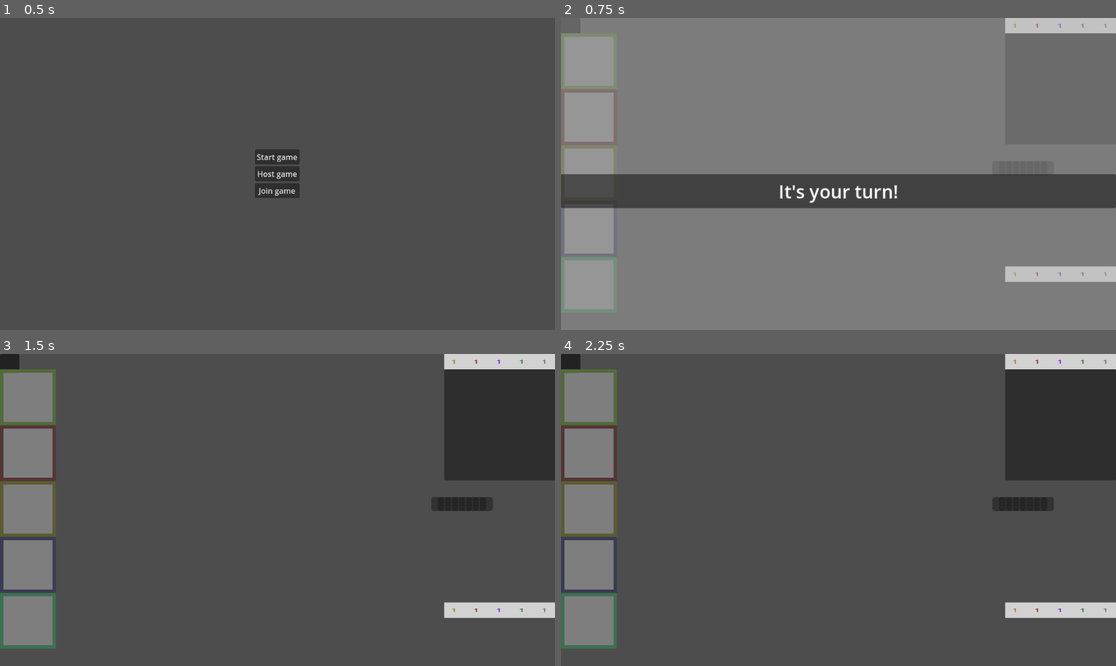
Above: before the commit, frames 1-4 (two rows, left to right).
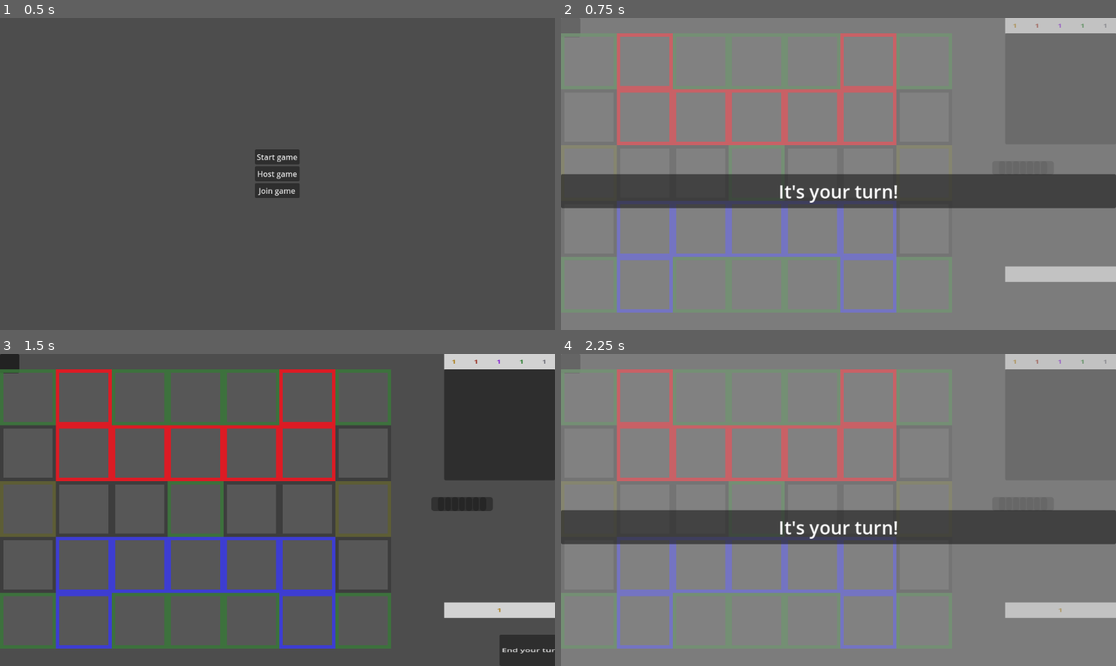
Above: after the commit, the same moments.

Repository: EVKoene/fiber
Game: Godot game, scene res://MainMenu.tscn
Two runs of this game, one before a commit and one after it. Both use one fixed random seed, a clock stepped at 60 frames per second and the inputs below.
Inputs (mouse positions are in pixels of both pictures, inside the frame that each line leads up to):
- Up to frame 1 (0.5 s): no input
- Up to frame 2 (0.75 s): click "Start game" at 0.5 s
- Up to frame 3 (1.5 s): tap Enter (ui_accept) at 1.25 s; drag from (27, 397) to (333, 441) at 1.27 s
- Up to frame 4 (2.25 s): click (1093, 650) at 2 s, where only the run after the commit has a clickable "End your turn!"

Frame 1 is identical in both runs. In frame 2, 5.9% of the frame differs, in the area x 0-99%, y 4-95%; in frame 3, 18%; in frame 4, 82%, in the area x 0-100%, y 0-100%.
Error before the commit: Out of bounds get index '0' (on base: 'Dictionary') (res://map/BattleMap.gd:48)
Error after the commit: Invalid access to property or key '0' on a base object of type 'Dictionary'. (res://map/BattleMap.gd:52)

Commit message:
Update rpcs to stabilize ping

Diff:
--- a/MainMenu.gd
+++ b/MainMenu.gd
@@ -30,7 +30,9 @@
 func connected_to_server() -> void:
 	print("Connected to server!")
 	# This will only work as long as we have max 2 players
-	_add_player_to_gamemanager.rpc_id(1, 2, multiplayer.get_unique_id(), "Player2", {})
+	_add_player_to_gamemanager.rpc_id(
+		1, 2, multiplayer.get_unique_id(), "Player2", DeckCollection.player_testing_deck
+	)
 	GameManager.player_id = multiplayer.get_unique_id()
 
 
@@ -43,6 +45,7 @@
 	player_number: int, player_id: int, player_name: String, deck: Dictionary
 ) -> void:
 	if !GameManager.players.has(player_id):
+		print("Adding player ", player_id, " with deck ", deck)
 		GameManager.players[player_id] = {
 			"Name": player_name,
 			"PlayerNumber": player_number,
--- a/card/CardInHand.gd
+++ b/card/CardInHand.gd
@@ -2,15 +2,9 @@
 
 class_name CardInHand
 
-@onready var card_scene: PackedScene = preload("res://card/CardInPlay.tscn")
 
-@export var card_index: int = 1
-@export var card_owner_id: int
-@export var can_pay_costs: bool
-
-#Note that the card_owner will only be set for the server
-var card_owner: Player
-
+var card_index: int = 1
+var card_owner_id: int
 var ingame_name: String
 var card_type: int
 var costs: Costs
@@ -22,6 +16,7 @@
 var border_style: StyleBox
 var img_path: String
 var card_text: String
+var hand_index: int: get = _get_hand_index
 
 
 func _ready():
@@ -31,30 +26,17 @@
 	set_card_properties()
 	set_card_size()
 	_set_drag_node_properties()
-	if GameManager.is_server:
-		can_pay_costs = card_owner.resources.can_pay_costs(costs)
 
 
-@rpc("any_peer")
 func play_unit(column: int, row: int) -> void:
-	var card: CardInPlay = card_scene.instantiate()
-	var hand_index: int = GameManager.cards_in_hand[card_owner_id].find(self)
-	card.set_script(CardDatabase.get_card_class(card_index))
-	card.card_owner_id = card_owner_id
-	card.card_index = card_index
-	card.column = column
-	card.row = row
-	card_owner.cards_in_play.append(card)
+	# We need to save the var here to prevent it from disappearing before being sent to the other
+	# player
+	var h_index = hand_index
 	GameManager.resources[card_owner_id].pay_costs(costs)
-	GameManager.battle_map.add_child(card, true)
-	GameManager.zoom_preview.reset_zoom_preview()
 	for p_id in [GameManager.p1_id, GameManager.p2_id]:
-		GameManager.remove_card_from_hand.rpc_id(
-			p_id, card_owner_id, hand_index)
-		MultiPlayerManager.set_hand_card_positions.rpc_id(p_id)
-		MultiPlayerManager.set_progress_bars.rpc_id(p_id)
-
-	queue_free()
+		MultiPlayerManager.play_unit.rpc_id(
+			p_id, card_index, h_index, card_owner_id, column, row
+		)
 
 
 func highlight_card():
@@ -211,3 +193,7 @@
 		attack, health, movement, costs.animal, costs.magic, costs.nature, costs.robot, ingame_name,
 		card_type, factions, card_text, img_path, card_range
 	)
+
+
+func _get_hand_index() -> int:
+	return GameManager.cards_in_hand[card_owner_id].find(self)
--- a/card/CardInHand.tscn
+++ b/card/CardInHand.tscn
@@ -13,17 +13,6 @@
 
 [sub_resource type="StyleBoxFlat" id="StyleBoxFlat_pqrmm"]
 bg_color = Color(0.741385, 0.741385, 0.741384, 1)
-
-[sub_resource type="SceneReplicationConfig" id="SceneReplicationConfig_thij3"]
-properties/0/path = NodePath(".:card_index")
-properties/0/spawn = true
-properties/0/replication_mode = 1
-properties/1/path = NodePath(".:card_owner_id")
-properties/1/spawn = true
-properties/1/replication_mode = 1
-properties/2/path = NodePath(".:can_pay_costs")
-properties/2/spawn = true
-properties/2/replication_mode = 1
 
 [node name="CardInHand" type="PanelContainer"]
 custom_minimum_size = Vector2(150, 40)
@@ -121,8 +110,5 @@
 size_flags_vertical = 8
 text = "1/1"
 
-[node name="MultiplayerSynchronizer" type="MultiplayerSynchronizer" parent="."]
-replication_config = SubResource("SceneReplicationConfig_thij3")
-
 [connection signal="mouse_entered" from="." to="." method="_on_mouse_entered"]
 [connection signal="mouse_entered" from="DragNode" to="." method="_on_drag_node_mouse_entered"]
--- a/card/CardInPlay.gd
+++ b/card/CardInPlay.gd
@@ -3,15 +3,15 @@
 class_name CardInPlay
 
 
-@export var card_index := 1
-@export var attack: int
-@export var health: int
-@export var movement: int
-@export var exhausted := false
-@export var card_owner_id: int
-@export var column := -1
-@export var row := -1
-@export var fabrication := false
+var card_index := 1
+var attack: int
+var health: int
+var movement: int
+var exhausted := false
+var card_owner_id: int
+var column := -1
+var row := -1
+var fabrication := false
 
 
 var current_play_space: PlaySpace: get = _get_play_space
@@ -63,7 +63,7 @@
 
 func deal_damage_to_card(c_owner_id: int, cip_index: int, value: int) -> void:
 	var card: CardInPlay = GameManager.cards_in_play[c_owner_id][cip_index]
-	card.resolve_damage.rpc_id(GameManager.p1_id, value)
+	card.resolve_damage(value)
 
 
 func move_to_play_space(new_column: int, new_row: int) -> void:
@@ -142,13 +142,13 @@
 
 
 func refresh():
-	modulate = Color(1, 1, 1, 1)
-	exhausted = false
+	for p_id in [GameManager.p1_id, GameManager.p2_id]:
+		MultiPlayerManager.refresh_unit.rpc_id(p_id, card_owner_id, card_in_play_index)
 
 
 func exhaust():
-	modulate = Color(0.5, 0.5, 0.5, 1)
-	exhausted = true
+	for p_id in [GameManager.p1_id, GameManager.p2_id]:
+		MultiPlayerManager.exhaust_unit.rpc_id(p_id, card_owner_id, card_in_play_index)
 
 
 func highlight_card():
@@ -162,15 +162,9 @@
 	update_stats()
 
 
-@rpc("any_peer", "call_local")
-func resolve_damage(damage) -> void:
-	if damage > 0:
-		shake()
-
-	battle_stats.change_health(-damage, -1)
-	update_stats()
-	if health < 0:
-		destroy()
+func resolve_damage(value: int) -> void:
+	for p_id in [GameManager.p1_id, GameManager.p2_id]:
+		MultiPlayerManager.resolve_damage.rpc_id(p_id, card_owner_id, card_in_play_index, value)
 
 
 func destroy() -> void:
@@ -201,10 +195,9 @@
 
 
 func update_stats() -> void:
-	if GameManager.is_server:
-		attack = battle_stats.attack
-		health = battle_stats.health
-		movement = battle_stats.movement
+	attack = battle_stats.attack
+	health = battle_stats.health
+	movement = battle_stats.movement
 	_set_labels()
 
 
@@ -362,9 +355,6 @@
 
 
 func _create_battle_stats() -> void:
-	if !GameManager.is_server:
-		return
-
 	battle_stats = BattleStats.new(
 		card_data["Attack"],
 		card_data["Health"],
@@ -431,6 +421,7 @@
 
 	if (
 		left_mouse_button_pressed
+		and GameManager.player_id == card_owner_id
 		and TargetSelection.number_of_targets_to_select > 0
 		and self not in TargetSelection.selected_targets
 	):
@@ -439,6 +430,7 @@
 
 	elif (
 		left_mouse_button_pressed
+		and GameManager.player_id == card_owner_id
 		and TargetSelection.number_of_targets_to_select > 0
 		and self in TargetSelection.selected_targets
 	):
@@ -455,6 +447,7 @@
 
 	elif (
 		left_mouse_button_pressed
+		and GameManager.player_id == card_owner_id
 		and GameManager.turn_manager.turn_owner_id == GameManager.player_id
 		and !exhausted
 		and GameManager.turn_manager.turn_actions_enabled
--- a/card/CardInPlay.tscn
+++ b/card/CardInPlay.tscn
@@ -16,35 +16,6 @@
 
 [sub_resource type="StyleBoxFlat" id="StyleBoxFlat_7nv8r"]
 bg_color = Color(0.196078, 0.196078, 0.196078, 0.866667)
-
-[sub_resource type="SceneReplicationConfig" id="SceneReplicationConfig_ecuim"]
-properties/0/path = NodePath(".:card_index")
-properties/0/spawn = true
-properties/0/replication_mode = 1
-properties/1/path = NodePath(".:attack")
-properties/1/spawn = true
-properties/1/replication_mode = 1
-properties/2/path = NodePath(".:health")
-properties/2/spawn = true
-properties/2/replication_mode = 1
-properties/3/path = NodePath(".:movement")
-properties/3/spawn = true
-properties/3/replication_mode = 1
-properties/4/path = NodePath(".:exhausted")
-properties/4/spawn = true
-properties/4/replication_mode = 1
-properties/5/path = NodePath(".:card_owner_id")
-properties/5/spawn = true
-properties/5/replication_mode = 1
-properties/6/path = NodePath(".:column")
-properties/6/spawn = true
-properties/6/replication_mode = 1
-properties/7/path = NodePath(".:row")
-properties/7/spawn = true
-properties/7/replication_mode = 1
-properties/8/path = NodePath(".:fabrication")
-properties/8/spawn = true
-properties/8/replication_mode = 1
 
 [node name="CardInPlay" type="PanelContainer"]
 custom_minimum_size = Vector2(200, 200)
@@ -148,9 +119,6 @@
 size_flags_vertical = 8
 text = "1/1"
 
-[node name="MultiplayerSynchronizer" type="MultiplayerSynchronizer" parent="."]
-replication_config = SubResource("SceneReplicationConfig_ecuim")
-
 [connection signal="gui_input" from="." to="." method="_on_gui_input"]
 [connection signal="mouse_entered" from="." to="." method="_on_mouse_entered"]
 [connection signal="mouse_exited" from="." to="." method="_on_mouse_exited"]
--- a/card/DragNode.gd
+++ b/card/DragNode.gd
@@ -25,7 +25,7 @@
 func can_play_card_now() -> bool:
 	if card_owner_id != GameManager.player_id:
 		return false
-	if !card_in_hand.can_pay_costs:
+	if !GameManager.resources[card_owner_id].can_pay_costs(card_in_hand.costs):
 		return false
 	if !GameManager.turn_manager.turn_actions_enabled:
 		return false
--- a/manager/GameManager.gd
+++ b/manager/GameManager.gd
@@ -3,8 +3,6 @@
 var players := {}
 var p1_id: int
 var p2_id: int
-var p1: Player
-var p2: Player
 
 var battle_map
 var resource_spaces := []
@@ -19,10 +17,11 @@
 
 var ps_column_row := {}
 var zoom_preview: ZoomPreview
-var resource_bar_p1: ResourceBar
-var resource_bar_p2: ResourceBar
+var resource_bars := {}
 var progress_bars := {}
 var resources := {}
+# Decks should only be visible to the server
+var decks := {}
 
 var starting_draw: int = 3
 
@@ -30,19 +29,6 @@
 # the the current card nodes beloning to them.
 var cards_in_hand := {}
 var cards_in_play := {}
-
-
-func player_from_id(p_id: int) -> Player:
-	var p: Player
-	match p_id:
-		p1_id:
-			p = p1
-		p2_id:
-			p = p2
-		_:
-			assert(false, str("Unknow player id: ", p_id))
-
-	return p
 
 
 func opposing_player_id(p_id: int) -> int:
--- a/manager/MultiPlayerManager.gd
+++ b/manager/MultiPlayerManager.gd
@@ -1,4 +1,81 @@
 extends Node
+
+"""
+In this script you will find functions to synchronize the battlefield between players. If a player
+creates or moves a card, the specified functions should be called here by both players with the
+necessary information. This means we hardly use the multiplayer spawner or synchronizer, as both
+client and server will create objects and execute functionality seperately.
+"""
+
+@onready var card_in_play_scene: PackedScene = preload("res://card/CardInPlay.tscn")
+@onready var card_in_hand_scene: PackedScene = preload("res://card/CardInHand.tscn")
+
+
+@rpc("any_peer", "call_local")
+func refresh_unit(card_owner_id: int, cip_index: int):
+	var card: CardInPlay = GameManager.cards_in_play[card_owner_id][cip_index]
+	card.modulate = Color(1, 1, 1, 1)
+	card.exhausted = false
+
+
+@rpc("any_peer", "call_local")
+func exhaust_unit(card_owner_id: int, cip_index: int):
+	var card: CardInPlay = GameManager.cards_in_play[card_owner_id][cip_index]
+	card.modulate = Color(0.5, 0.5, 0.5, 1)
+	card.exhausted = true
+
+
+@rpc("any_peer", "call_local")
+func resolve_damage(card_owner_id, cip_index, value):
+	var card: CardInPlay = GameManager.cards_in_play[card_owner_id][cip_index]
+	if value > 0:
+		card.shake()
+
+	card.battle_stats.change_health(-value, -1)
+	card.update_stats()
+	if card.health < 0:
+		card.destroy()
+
+
+@rpc("any_peer", "call_local")
+func play_unit(card_index: int, hand_index: int, card_owner_id: int, column: int, row: int) -> void:
+	var card: CardInPlay = card_in_play_scene.instantiate()
+	card.set_script(CardDatabase.get_card_class(card_index))
+	card.card_owner_id = card_owner_id
+	card.card_index = card_index
+	card.column = column
+	card.row = row
+	GameManager.cards_in_play[card_owner_id].append(card)
+	GameManager.battle_map.add_child(card)
+	GameManager.zoom_preview.reset_zoom_preview()
+	GameManager.cards_in_hand[card_owner_id][hand_index].queue_free()
+	GameManager.remove_card_from_hand(card_owner_id, hand_index)
+	set_hand_card_positions()
+	set_progress_bars()
+
+
+
+@rpc("any_peer", "call_local")
+func create_hand_card(card_owner_id: int, card_index: int) -> void:
+	var hand_card: CardInHand = card_in_hand_scene.instantiate()
+	hand_card.card_index = card_index
+	hand_card.card_owner_id = card_owner_id
+	GameManager.battle_map.add_child(hand_card)
+
+
+@rpc("any_peer", "call_local")
+func set_resources(
+	resource_owner_id: int, gold: int, animal: int, magic: int, nature: int, robot: int
+) -> void:
+	var resources: Resources = GameManager.resources[resource_owner_id]
+	resources.gold = gold
+	resources.animal = animal
+	resources.magic = magic
+	resources.nature = nature
+	resources.robot = robot
+	GameManager.resource_bars[resource_owner_id].set_resources_labels(
+		gold, animal, magic, nature, robot
+	)
 
 
 @rpc("any_peer", "call_local")
@@ -31,7 +108,7 @@
 				GameManager.progress_bars[p_id][b].value = 0
 
 
-@rpc("call_local")
+@rpc("any_peer", "call_local")
 func remove_from_cards_in_play(card_owner_id: int, card_in_play_index: int) -> void:
 	GameManager.cards_in_play[card_owner_id].remove_at(card_in_play_index)
 
@@ -82,19 +159,3 @@
 		for k in range(len(GameManager.cards_in_hand[p])):
 			var card: CardInHand = GameManager.cards_in_hand[p][k]
 			card.set_card_position()
-
-
-@rpc("call_local")
-func set_resource_labels(
-	player_id: int,
-	gold: int,
-	animal: int,
-	magic: int,
-	nature: int,
-	robot: int,
-) -> void:
-	match player_id:
-		GameManager.p1_id:
-			GameManager.resource_bar_p1.set_resources_labels(gold, animal, magic, nature, robot)
-		GameManager.p2_id:
-			GameManager.resource_bar_p2.set_resources_labels(gold, animal, magic, nature, robot)
--- a/manager/TurnManager.gd
+++ b/manager/TurnManager.gd
@@ -33,8 +33,7 @@
 	starting_turn_player_id = -1
 	turn_stage = turn_stages.START_TURN
 	turn_owner_id = player_id
-	var player := GameManager.player_from_id(player_id)
-	player.resources.refresh()
+	GameManager.resources[player_id].refresh()
 	for c in GameManager.cards_in_play[player_id]:
 		c.refresh()
 	show_end_turn_button.rpc_id(player_id)
--- a/map/BattleMap.gd
+++ b/map/BattleMap.gd
@@ -15,7 +15,7 @@
 
 func _ready():
 	GameManager.battle_map = self
-	_add_spawnable_scenes()
+	$MultiplayerSpawner.add_spawnable_scene("res://manager/TurnManager.tscn")
 	_create_battle_map()
 	_set_zoom_preview_position_and_size()
 	_set_end_turn_button()
@@ -23,10 +23,13 @@
 	_set_text_containers()
 	_set_cards_in_play_and_hand_dicts()
 	_create_progress_bars()
+	_create_resources()
 	if multiplayer.is_server():
 		GameManager.is_server = true
 		_add_turn_managers()
-		_add_players()
+		# To make sure the cards and card orders are always the same for both players, we only create
+		# the decks on the server
+		_add_decks()
 		_start_first_turn()
 
 
@@ -44,23 +47,16 @@
 	GameManager.turn_manager.show_start_turn_text.rpc_id(first_player_id)
 
 
-func _add_players() -> void:
-	GameManager.p1 = Player.new(GameManager.p1_id, GameManager.players[GameManager.p1_id]["Deck"])
-	add_child(GameManager.p1)
-	GameManager.p2 = Player.new(GameManager.p2_id, GameManager.players[GameManager.p1_id]["Deck"])
-	add_child(GameManager.p2)
+func _add_decks() -> void:
+	for p_id in [GameManager.p1_id, GameManager.p2_id]:
+		var deck_data: Dictionary = GameManager.players[p_id]["Deck"]
+		GameManager.decks[p_id] = Deck.new(p_id, deck_data["Cards"], deck_data["StartingCards"])
+		add_child(GameManager.decks[p_id])
 
 
 func _add_turn_managers() -> void:
 	var turn_manager = turn_manager_scene.instantiate()
 	add_child(turn_manager, true)
-
-
-func _add_spawnable_scenes() -> void:
-	$MultiplayerSpawner.add_spawnable_scene("res://map/PlaySpace.tscn")
-	$MultiplayerSpawner.add_spawnable_scene("res://card/CardInPlay.tscn")
-	$MultiplayerSpawner.add_spawnable_scene("res://card/CardInHand.tscn")
-	$MultiplayerSpawner.add_spawnable_scene("res://manager/TurnManager.tscn")
 
 
 func _create_battle_map() -> void:
@@ -106,22 +102,16 @@
 
 
 func _create_play_spaces() -> void:
-	var n_play_spaces: int = 0
+	MapSettings.number_of_columns = map_data["Columns"]
+	MapSettings.number_of_rows = map_data["Rows"]
 	for column in map_data["Columns"]:
-		MapSettings.number_of_columns += 1
 		GameManager.ps_column_row[column] = {}
 		for row in map_data["Rows"]:
 			var play_space: PlaySpace = play_space_scene.instantiate()
 			play_space.column = column
 			play_space.row = row
-			play_space.name = str(n_play_spaces)
-
-			if multiplayer.is_server():
-				add_child(play_space, true)
-			n_play_spaces += 1
-
-	for row in map_data["Rows"]:
-		MapSettings.number_of_rows += 1
+
+			add_child(play_space)
 
 
 func _set_end_turn_button() -> void:
@@ -169,8 +159,8 @@
 		rb.scale.x *= MapSettings.resource_bar_size.x / rb.size.x
 		rb.scale.y *= MapSettings.resource_bar_size.y / rb.size.y
 
-	GameManager.resource_bar_p1 = rb_1
-	GameManager.resource_bar_p2 = rb_2
+	GameManager.resource_bars[GameManager.p1_id] = rb_1
+	GameManager.resource_bars[GameManager.p2_id] = rb_2
 	add_child(rb_1)
 	add_child(rb_2)
 
@@ -231,6 +221,13 @@
 	GameManager.turn_manager.end_turn.rpc_id(GameManager.p1_id, GameManager.player_id)
 
 
+func _create_resources():
+	for p_id in [GameManager.p1_id, GameManager.p2_id]:
+		var resources := Resources.new(p_id)
+		GameManager.resources[p_id] = resources
+		add_child(resources)
+
+
 func _input(_event):
 	if (
 		Input.is_action_just_pressed("ui_accept") or Input.is_mouse_button_pressed(MOUSE_BUTTON_LEFT)
--- a/map/MapSettings.gd
+++ b/map/MapSettings.gd
@@ -43,7 +43,7 @@
 
 
 func get_column_end_x(column) -> float:
-	if multiplayer.get_unique_id() == GameManager.p1.player_id:
+	if multiplayer.get_unique_id() == GameManager.p1_id:
 		return MapSettings.play_area_start.x + MapSettings.play_space_size.x * (column + 1)
 	else:
 		return (
@@ -53,7 +53,7 @@
 		)
 
 func get_row_end_y(row) -> float:
-	if multiplayer.get_unique_id() == GameManager.p1.player_id:
+	if multiplayer.get_unique_id() == GameManager.p1_id:
 		return MapSettings.play_area_start.y + MapSettings.play_space_size.y * (row + 1)
 	else:
 		return (
--- a/map/PlaySpace.gd
+++ b/map/PlaySpace.gd
@@ -2,10 +2,9 @@
 
 class_name PlaySpace
 
-
-@export var column: int
-@export var row: int
-@export var stat_modifier := {
+var column: int
+var row: int
+var stat_modifier := {
 	GameManager.p1_id: {
 		Collections.stats.ATTACK: 0,
 		Collections.stats.HEALTH: 0,
@@ -165,14 +164,10 @@
 
 
 func _drop_data(_at_position: Vector2, data: Variant) -> void:
-	match [GameManager.is_server, data.card_type]:
-		[true, Collections.card_types.UNIT]:
+	match data.card_type:
+		Collections.card_types.UNIT:
 			data.play_unit(column, row)
-		[true, Collections.card_types.SPELL]:
-			assert(false, "Playing spells not implemented yet")
-		[false, Collections.card_types.UNIT]:
-			data.play_unit.rpc_id(1, column, row)
-		[false, Collections.card_types.SPELL]:
+		Collections.card_types.SPELL:
 			assert(false, "Playing spells not implemented yet")
 
 
--- a/map/PlaySpace.tscn
+++ b/map/PlaySpace.tscn
@@ -1,23 +1,9 @@
-[gd_scene load_steps=3 format=3 uid="uid://p8yvimkqthv4"]
+[gd_scene load_steps=2 format=3 uid="uid://p8yvimkqthv4"]
 
 [ext_resource type="Script" path="res://map/PlaySpace.gd" id="1_alh3i"]
-
-[sub_resource type="SceneReplicationConfig" id="SceneReplicationConfig_t3t78"]
-properties/0/path = NodePath(".:column")
-properties/0/spawn = true
-properties/0/replication_mode = 1
-properties/1/path = NodePath(".:row")
-properties/1/spawn = true
-properties/1/replication_mode = 1
-properties/2/path = NodePath(".:stat_modifier")
-properties/2/spawn = true
-properties/2/replication_mode = 1
 
 [node name="PlaySpace" type="Panel"]
 custom_minimum_size = Vector2(100, 100)
 script = ExtResource("1_alh3i")
 
-[node name="MultiplayerSynchronizer" type="MultiplayerSynchronizer" parent="."]
-replication_config = SubResource("SceneReplicationConfig_t3t78")
-
 [connection signal="gui_input" from="." to="." method="_on_gui_input"]
--- a/player/Deck.gd
+++ b/player/Deck.gd
@@ -3,8 +3,6 @@
 class_name Deck
 
 
-var card_in_hand_scene: PackedScene = load("res://card/CardInHand.tscn")
-var deck_owner: Player
 var deck_owner_id: int
 var deck_order: Array
 var cards: Dictionary
@@ -12,14 +10,17 @@
 var cards_spawned: int = 0
 
 
-func _init(_deck_owner: Player, _cards: Dictionary, _starting_cards: Dictionary):
-	deck_owner = _deck_owner
+func _init(_deck_owner_id: int, _cards: Dictionary, _starting_cards: Dictionary):
+	deck_owner_id = _deck_owner_id
 	cards = _cards
 	starting_cards = _starting_cards
 
 
 func _ready():
-	deck_owner_id = deck_owner.player_id
+	assert(
+		GameManager.is_server, str("Decks should only be created by server. Was instead created
+		by player with player_id ", GameManager.player_id)
+	)
 	draw_starting_cards()
 	shuffle()
 
@@ -80,14 +81,8 @@
 
 
 func create_hand_card(card_index: int) -> void:
-	var hand_card: CardInHand = card_in_hand_scene.instantiate()
-	hand_card.card_index = card_index
-	hand_card.card_owner = deck_owner
-	hand_card.card_owner_id = deck_owner_id
-	hand_card.name = str(deck_owner, "CardInHand", cards_spawned)
-	cards_spawned += 1
-	GameManager.battle_map.add_child(hand_card, true)
-
+	for p_id in [GameManager.p1_id, GameManager.p2_id]:
+		MultiPlayerManager.create_hand_card.rpc_id(p_id, deck_owner_id, card_index)
 
 func put_card_bottom(deck_index) -> void:
 	var card_index = deck_order[deck_index]
--- a/player/Player.gd
+++ /dev/null
@@ -1,33 +0,0 @@
-extends Node
-
-
-class_name Player
-
-@onready var card_scene: PackedScene = preload("res://card/CardInPlay.tscn")
-
-var player_id: int
-var deck: Deck
-var resources: Resources
-var deck_data: Dictionary
-var cards_in_play := []
-
-
-func _init(_player_id: int, _deck_data: Dictionary):
-	player_id = _player_id
-	deck_data = _deck_data
-
-
-func _ready():
-	create_resources()
-	_load_deck()
-
-
-func _load_deck() -> void:
-	deck = Deck.new(self, deck_data["Cards"], deck_data["StartingCards"])
-	add_child(deck)
-
-
-func create_resources() -> void:
-	resources = Resources.new(player_id)
-	add_child(resources)
-	GameManager.resources[player_id] = resources
--- a/player/Resources.gd
+++ b/player/Resources.gd
@@ -11,12 +11,12 @@
 var resources_owner_id: int
 
 
-func _ready():
-	_update_resource_dependencies()
+func _init(_resources_owner_id: int):
+	resources_owner_id = _resources_owner_id
 
 
-func _init(_resources_owner_id: int):
-	resources_owner_id = _resources_owner_id
+func _ready():
+	_update_resources()
 
 
 func can_pay_costs(costs: Costs) -> bool:
@@ -46,7 +46,7 @@
 		Collections.factions.ROBOT:
 			robot += amount
 
-	_update_resource_dependencies()
+	_update_resources()
 
 
 func spend_resource(faction: Collections.factions, amount: int) -> void:
@@ -60,7 +60,7 @@
 		Collections.factions.ROBOT:
 			robot -= amount
 
-	_update_resource_dependencies()
+	_update_resources()
 
 
 func refresh() -> void:
@@ -73,7 +73,7 @@
 	else:
 		gold = 1
 	add_resources_from_spaces()
-	_update_resource_dependencies()
+	_update_resources()
 
 
 func gold_needed(costs: Costs) -> int:
@@ -113,18 +113,6 @@
 	}
 
 
-func _update_resource_dependencies() -> void:
-	_update_can_pay_for_cards_in_hand()
-	_set_resources_labels()
-
-
-func _update_can_pay_for_cards_in_hand() -> void:
-	for c in GameManager.cards_in_hand[resources_owner_id]:
-		c.can_pay_costs = can_pay_costs(c.costs)
-
-
-func _set_resources_labels() -> void:
+func _update_resources() -> void:
 	for p_id in [GameManager.p1_id, GameManager.p2_id]:
-		MultiPlayerManager.set_resource_labels.rpc_id(
-			p_id, resources_owner_id, gold, animal, magic, nature, robot
-		)
+		MultiPlayerManager.set_resources.rpc_id(p_id, resources_owner_id, gold, animal, magic, nature, robot)
Not shown: 1 places in card/CardInHand.tscn that only renumber resources
Not shown: 1 places in card/CardInPlay.tscn that only renumber resources
